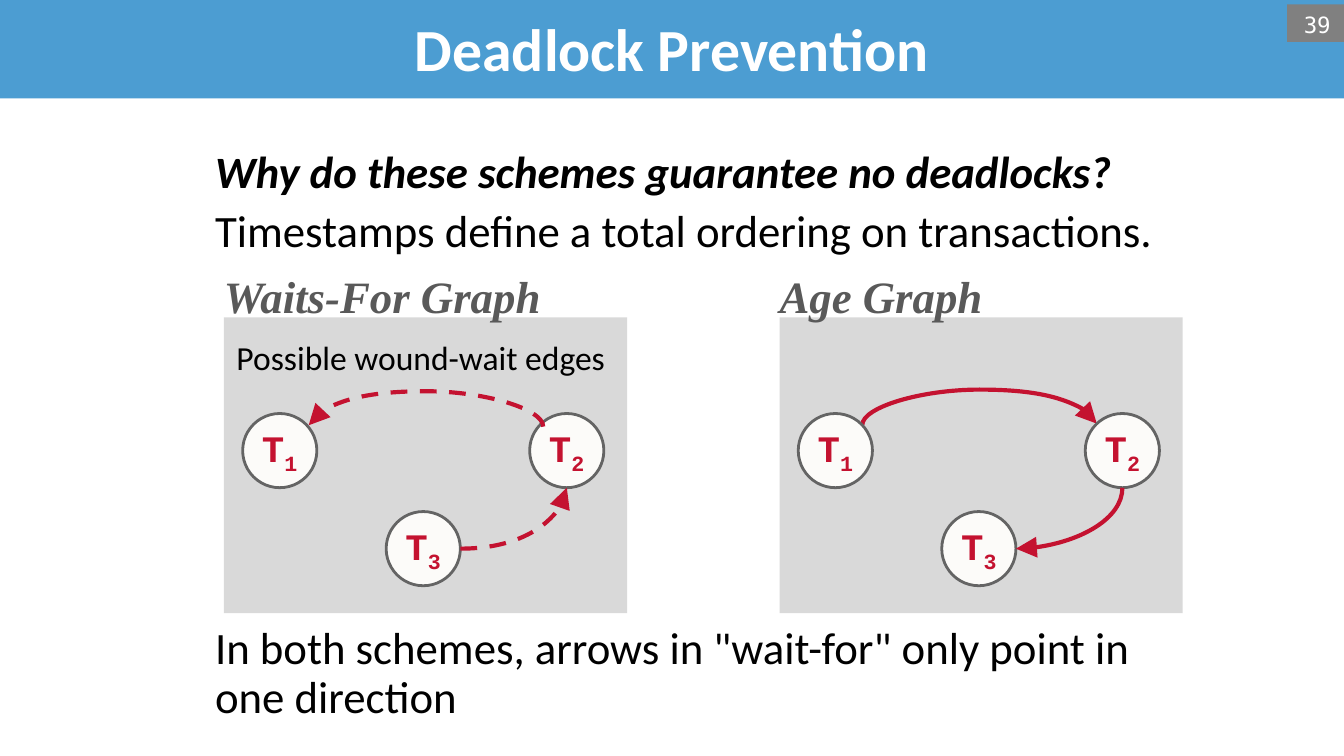
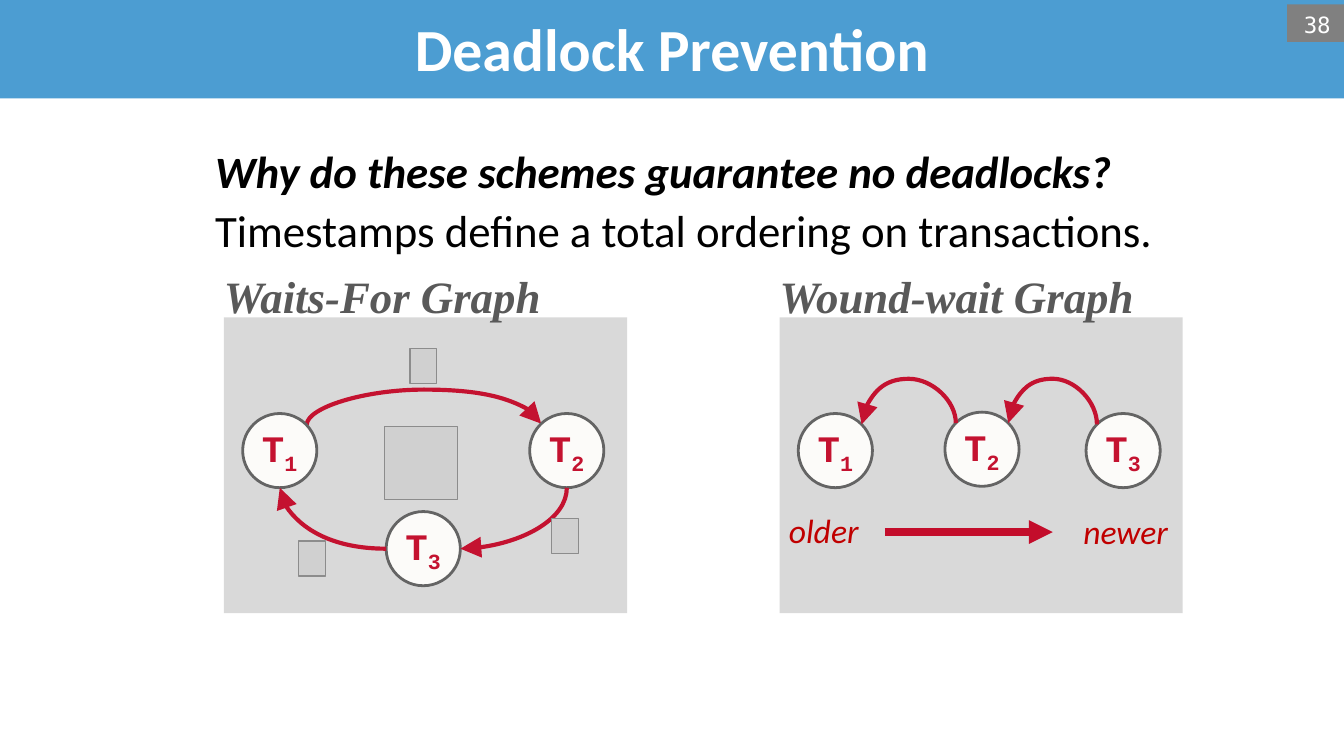
Before and after one commit to bsb20/bsb20.github.io, a slide deck: slide 38 of docs/421_f26/lectures/L17_2PL.pptx (slide 39 before the commit). Drawn at 1344x756 pixels with LibreOffice and Linux fonts; fonts in the diff are those of the drawing; grey boxes stand for pictures; background and template pictures are left out. Boxes give left, top, right and bottom in pixels: in the first picture for what was removed or moved away, otherwise in the second. Text is boxed around its words. In the diff, an @@ line names an element or a change of style, - is before the commit and + after.

```diff
--- a/docs/421_f26/lectures/L17_2PL.pptx
+++ b/docs/421_f26/lectures/L17_2PL.pptx
@@ page number at [1304,16,1331,33]: text changed @@
-39
+38
@@ text at [780,282,1134,322]: text changed @@
-Age Graph
+Wound-wait Graph
@@ text removed at [236,346,605,376] @@
-Possible wound-wait edges
@@ group added at [280,348,579,577]: 4 pictures, 1 curved arrow @@
@@ curved arrow moved from (543, 427) - (309, 426) to (306, 425) - (542, 423) @@
@@ curved arrow (306, 425) - (542, 423): stroke #C41230 2.25 pt dashed to #C41230 2.25 pt @@
@@ curved arrow moved from (863, 425) - (1097, 423) to (956, 423) - (862, 425) @@
@@ curved arrow moved from (1122, 488) - (1016, 548) to (1097, 425) - (1008, 423) @@
@@ ellipse "T2": place and size @@
-ellipse "T2" at [1086,414,1160,488]
+ellipse "T2" at [945,413,1019,487]
@@ ellipse "T3": place and size @@
-ellipse "T3" at [942,512,1016,586]
+ellipse "T3" at [1086,414,1160,488]
@@ curved arrow moved from (461, 548) - (567, 488) to (567, 488) - (461, 548) @@
@@ curved arrow (567, 488) - (461, 548): stroke #C41230 2.25 pt dashed to #C41230 2.25 pt @@
@@ text added at [789,519,859,544], 18 pt, text #C00000, italic @@
+older
@@ arrow added from (884, 532) to (1052, 532), #C40D2C 4.25 pt @@
@@ text added at [1083,527,1168,545], 18 pt, text #C00000, italic @@
+newer
@@ text at [215,633,1129,714]: paragraph removed @@
-In both schemes, arrows in "wait-for" only point in one direction
```
Also in this commit, not shown: 5 other slides changed, 7 slides removed, 1 other file.
